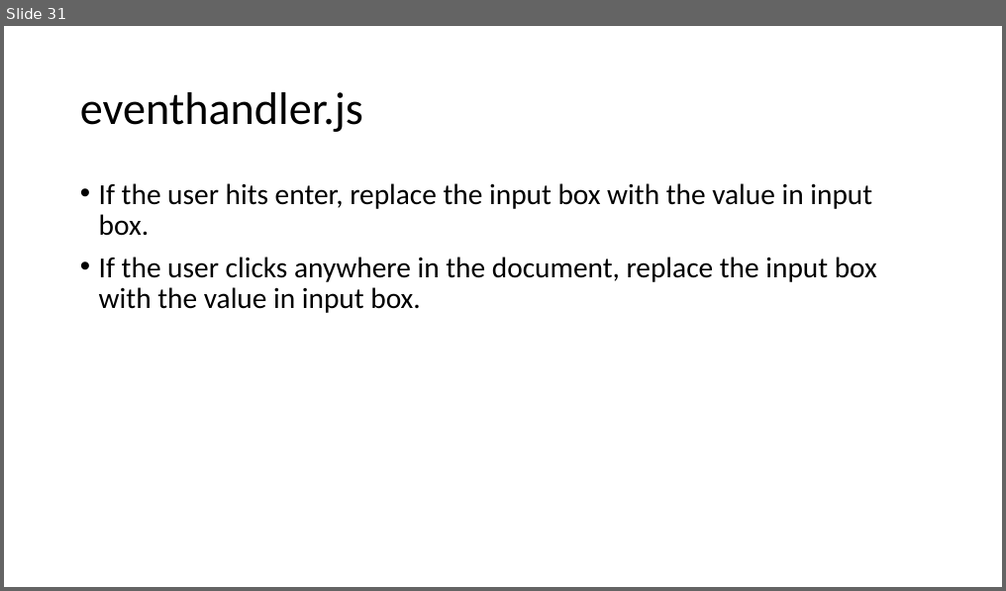
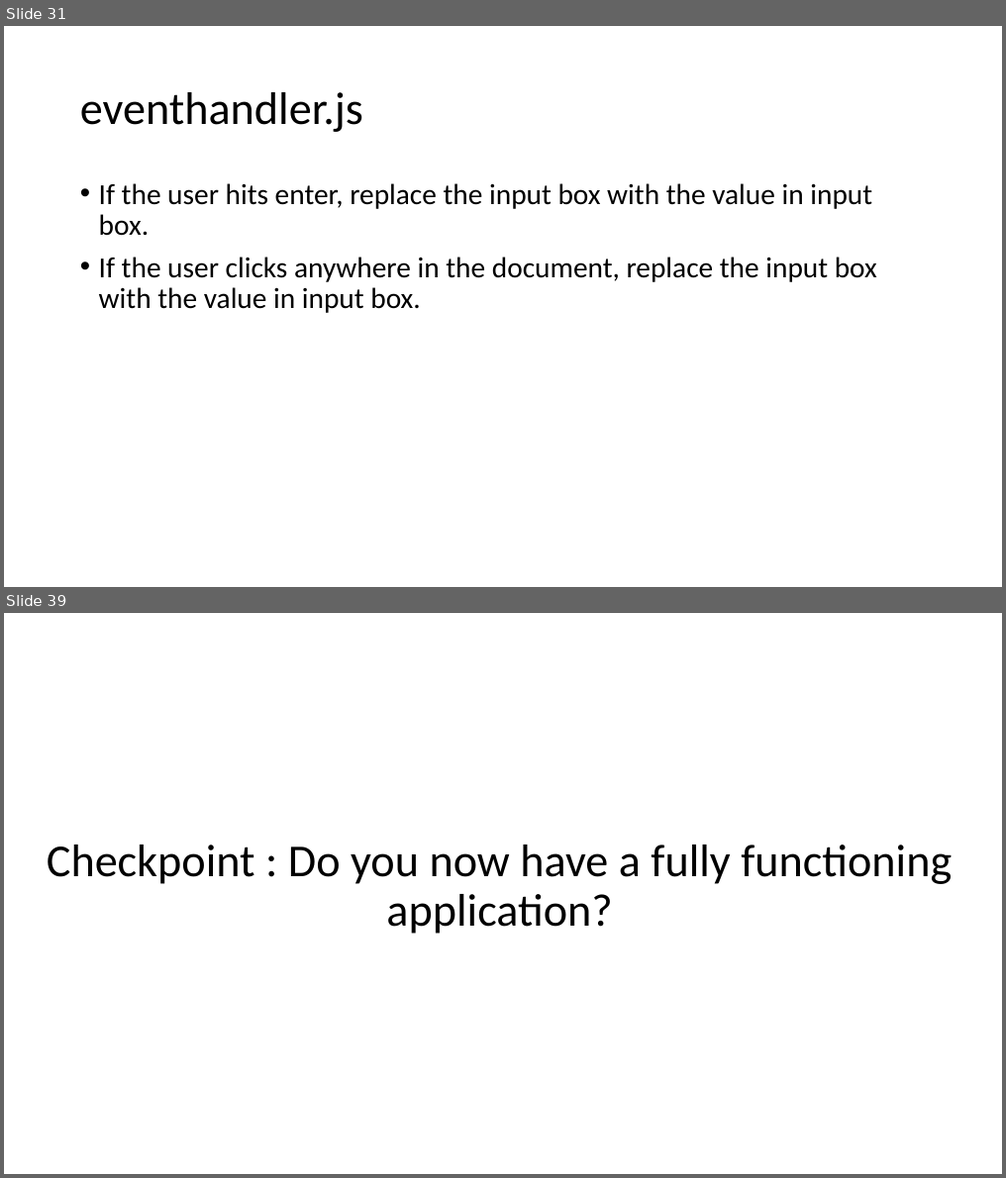
Before and after one commit to DivyaKampalli/movie-rating, a slide deck: Fullstack Tutorial.pptx. Shown one above the other, each under a label of ours: slide 31 before the commit, slides 31 and 39 after it; the slides between them are not shown. The pictures are 1006x591 and 1006x1178 pixels, drawn with LibreOffice and Linux fonts; fonts in the diff are those of the drawing. Boxes give left, top, right and bottom in pixels: in the first picture for what was removed or moved away, otherwise in the second. Text is boxed around its words. In the diff, an @@ line names an element or a change of style, - is before the commit and + after.

```diff
--- a/Fullstack Tutorial.pptx
+++ b/Fullstack Tutorial.pptx
@@ slide 39 added at (4,613,1002,1174), background #FFFFFF @@
@@ title added at (47,845,951,934), 44 pt, text #000000 @@
+Checkpoint : Do you now have a fully functioning application?
```
Also in this commit, not shown: 1 slide changed, 8 other slides added, 2 other files.
